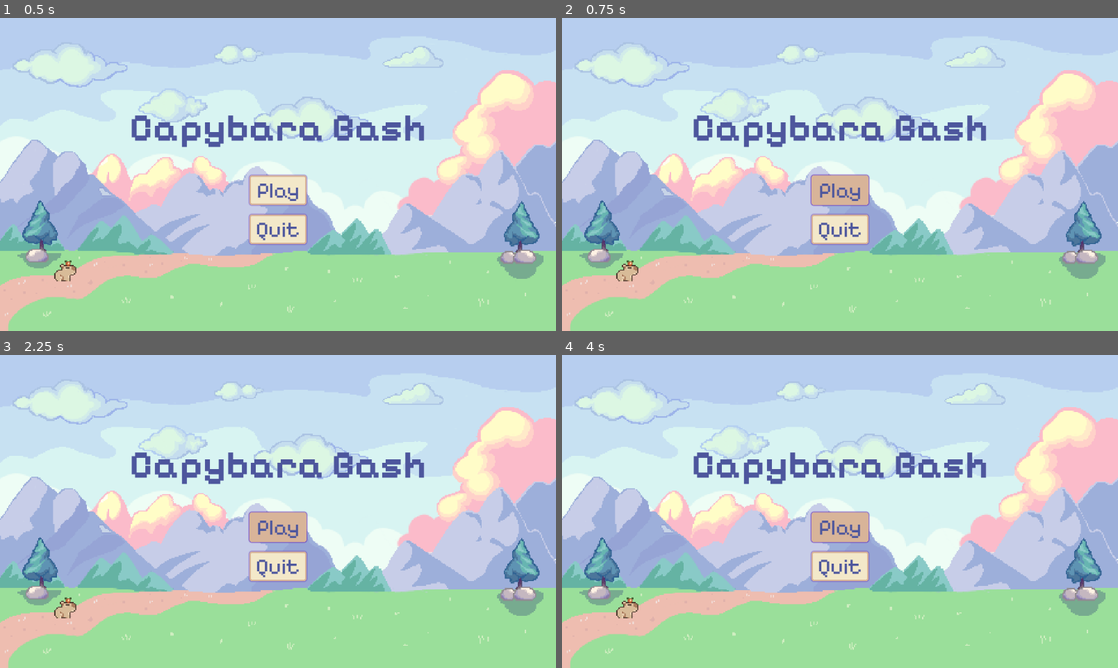
Above: before the commit, frames 1-4 (two rows, left to right).
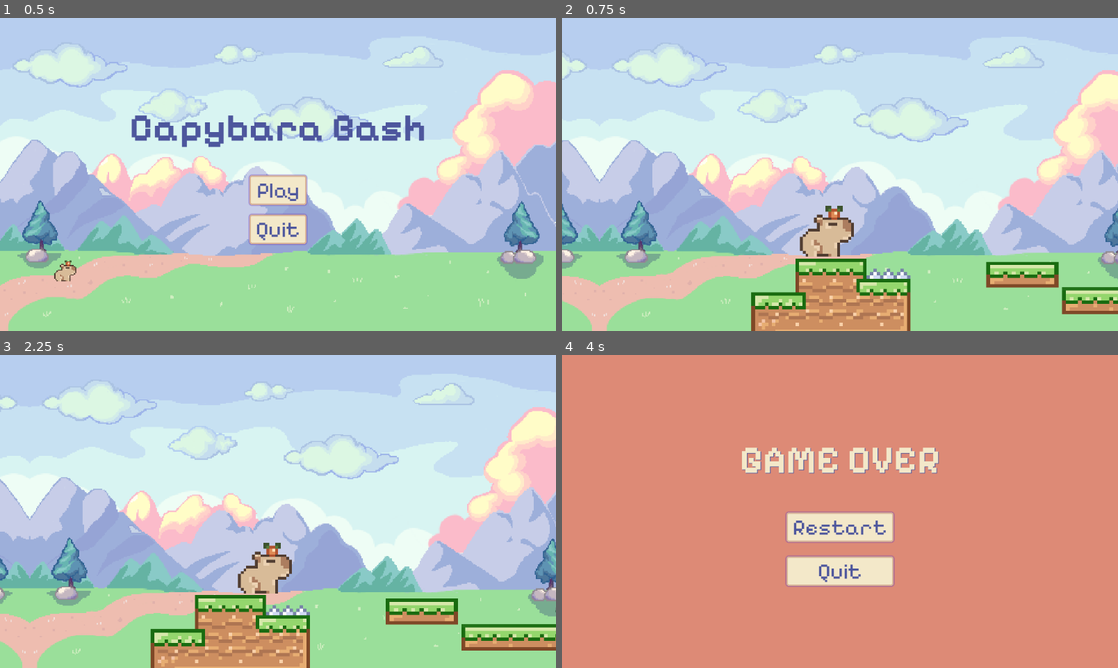
Above: after the commit, the same moments.

Repository: harshshriv8man/Capybara-Bash-Game
Game: Godot game, scene res://Scenes/Menu.tscn
The game is run twice, just before and just after one commit, with the same random seed, the same clock (stepped at 60 frames per second) and the same inputs.
Inputs (mouse positions are in pixels of both pictures, inside the frame that each line leads up to):
- Up to frame 1 (0.5 s): no input
- Up to frame 2 (0.75 s): click "Play" at 0.5 s
- Up to frame 3 (2.25 s): click (278, 527) at 1.25 s, where only the run before the commit has a clickable "Play"; tap Enter at 2 s; hold Right (ui_right) from 2.03 s (still down)
- Up to frame 4 (4 s): release Right (ui_right) at 3.53 s; hold Left (ui_left) from 3.53 s (still down)

Frame 1 is identical in both runs. In frame 2, 38% of the frame differs, in the area x 0-100%, y 8-100%; in frame 3, 37%; in frame 4, 99%, in the area x 0-100%, y 0-100%.

Commit message:
fixed menu play button

Diff:
--- a/Scripts/Menu.gd
+++ b/Scripts/Menu.gd
@@ -10,9 +10,8 @@
 func _process(delta: float) -> void:
 	pass
 
-
-func _on_resume_pressed() -> void:
-	get_tree().change_scene_to_file("res://Scenes/Main.tscn")
-
 func _on_quit_pressed() -> void:
 	get_tree().quit()
+
+func _on_play_pressed() -> void:
+	get_tree().change_scene_to_file("res://Scenes/Main.tscn")
